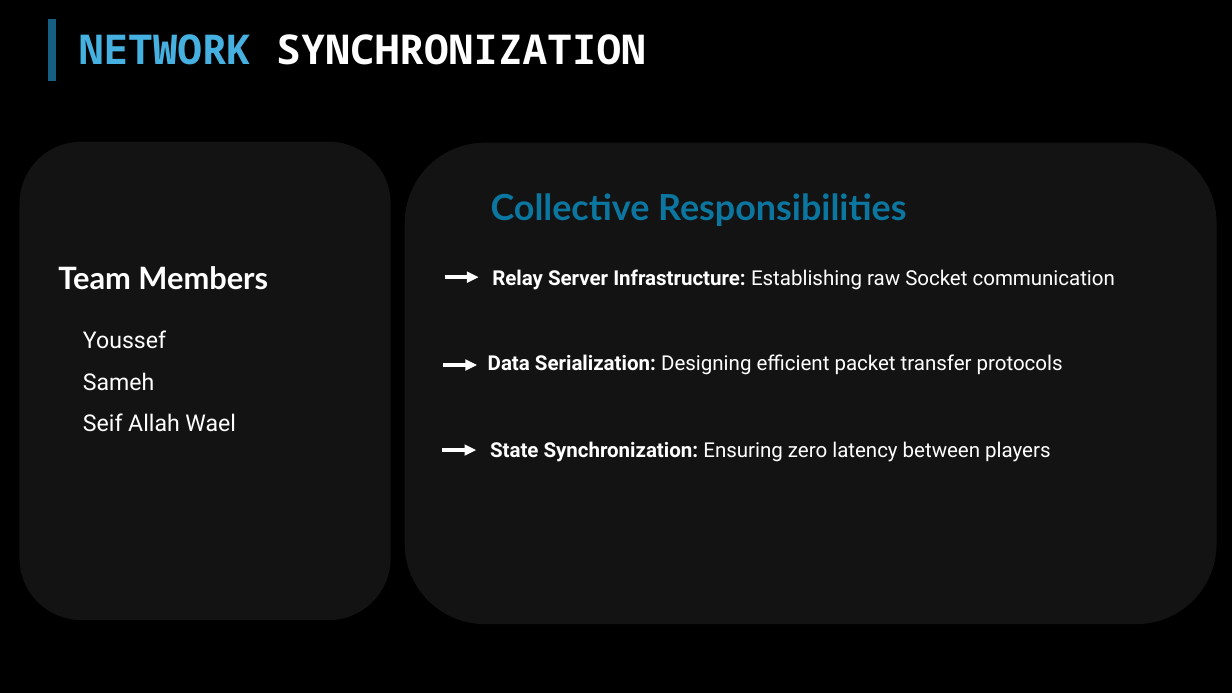
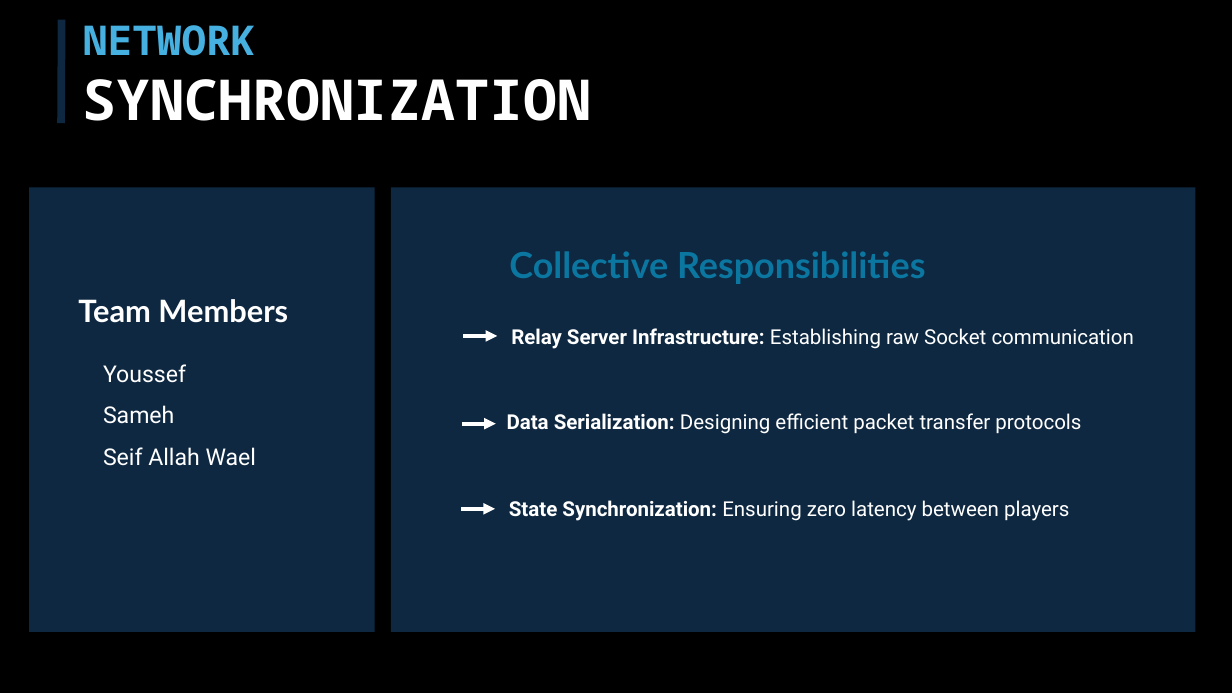
Before and after one commit to emanmo5050-oss/GamEngine26, a slide deck: slide 5 of GamEngine26.pptx (slide 6 before the commit). Drawn at 1232x693 pixels with LibreOffice and Linux fonts; fonts in the diff are those of the drawing; background and template pictures are left out. Boxes give left, top, right and bottom in pixels: in the first picture for what was removed or moved away, otherwise in the second. Text is boxed around its words. In the diff, an @@ line names an element or a change of style, - is before the commit and + after.

```diff
--- a/GamEngine26.pptx
+++ b/GamEngine26.pptx
@@ line moved from (53, 18) - (53, 81) to (62, 19) - (61, 123) @@
@@ line (62, 19) - (61, 123): stroke #156082 6 pt to #0E2841 6 pt @@
@@ text at (83,25,591,121): text changed; size 32 to 44 pt @@
-NETWORK SYNCHRONIZATION
+NETWORK
+SYNCHRONIZATION
@@ rounded rectangle removed at (19,141,391,620) @@
@@ rounded rectangle removed at (405,142,1217,624) @@
@@ rectangle added at (30,188,375,632), fill #0E2841 @@
@@ rectangle added at (391,188,1196,632), fill #0E2841 @@
@@ text "Team Members": place and size @@
-text "Team Members" at (58,266,268,290)
+text "Team Members" at (78,299,288,323)
@@ text "Youssef Sameh": place and size @@
-text "Youssef Sameh" at (83,330,236,432)
+text "Youssef Sameh" at (103,364,257,466)
@@ 4 texts, 3 arrows: place and size @@
-4 texts, 3 arrows at (443,193,1115,462)
+4 texts, 3 arrows at (461,251,1134,521)
```
Also in this commit, not shown: 5 other slides changed, 8 slides added, 5 slides removed, 5 other files.
